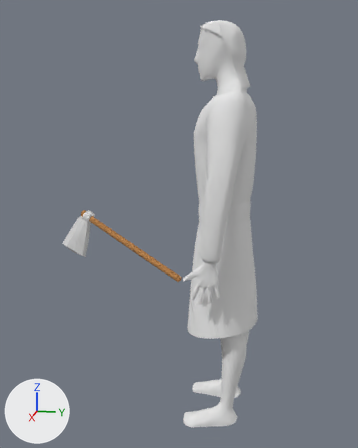
One commit to the Blender file RTS Dev Project/Assets/Models/Characters/babilons/babylonians_carpenter.blend: the scene before it, then after it.
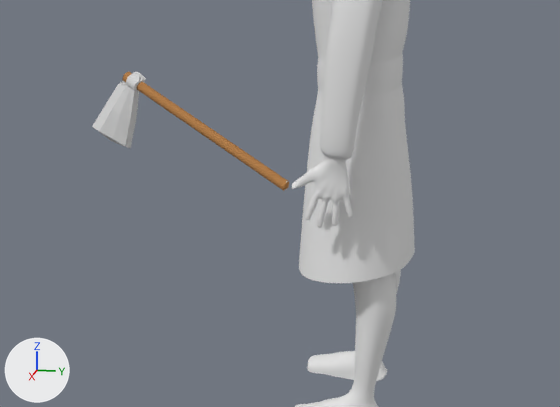
Each version appears first whole from a 50 mm lens placed at (6.69, 0.76, 4.52), pointed at (-0.24, -0.63, 2.79), and next in a close-up on the part from 2% to 97% of the width and 37% to 92% of the height. Lighting does not change. The marker at lower left points along +X, +Y and +Z.

Objects in the first close-up: 'Circle', 'human'.
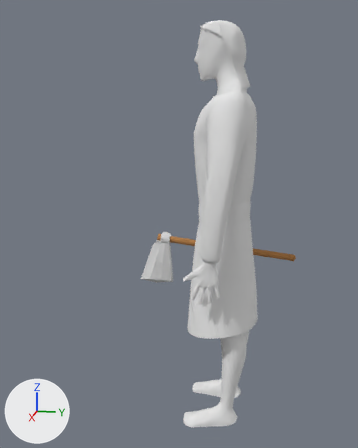
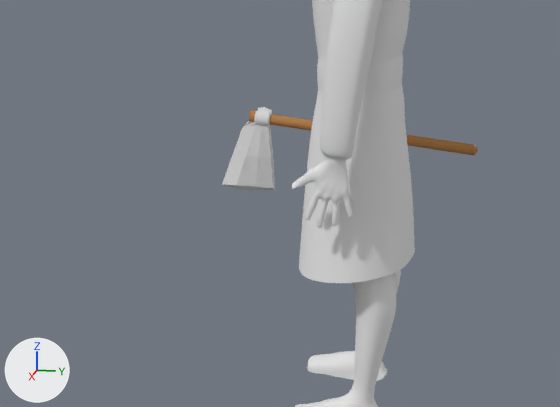
Location of each change, (x1, y1, x2, y2) in pixels of the close-ups (560 x 407 px):
'Circle', moved, turned
    before: (92, 72, 289, 190)
    after: (222, 107, 478, 191)

The change, as a list of edits to the scene's bpy script:
```text
Change ob_circle:
    ob_circle.location: (-1.12, -2.47, 2.67) -> (-0.66, -1.05, 2.45)
    ob_circle.rotation_euler: (0.0964, 1.968, 1.307) -> (-0.412, 1.682, 1.169)  # degrees (5.5, 113, 75) -> degrees (-24, 96, 67)
```
